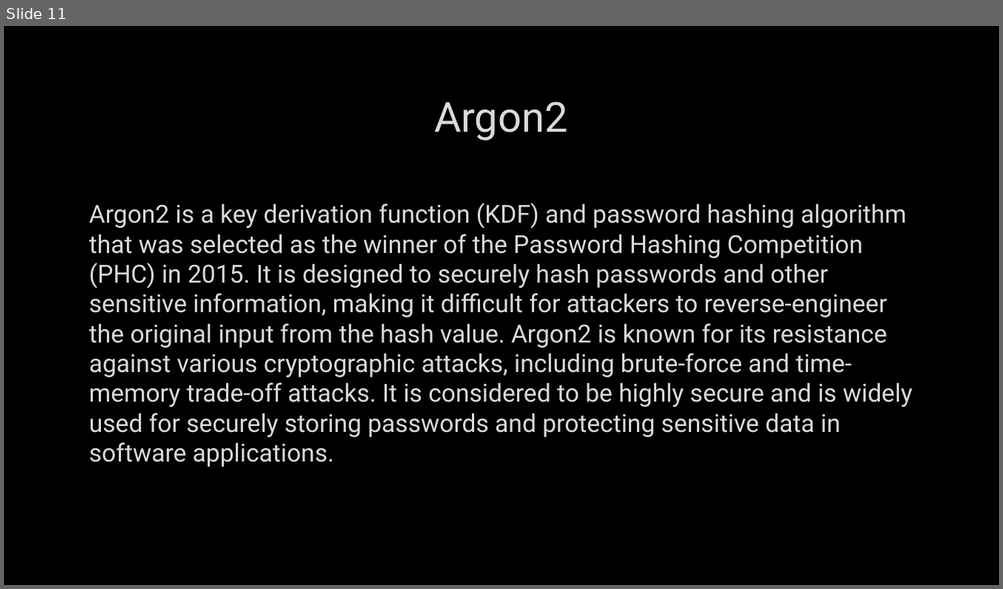
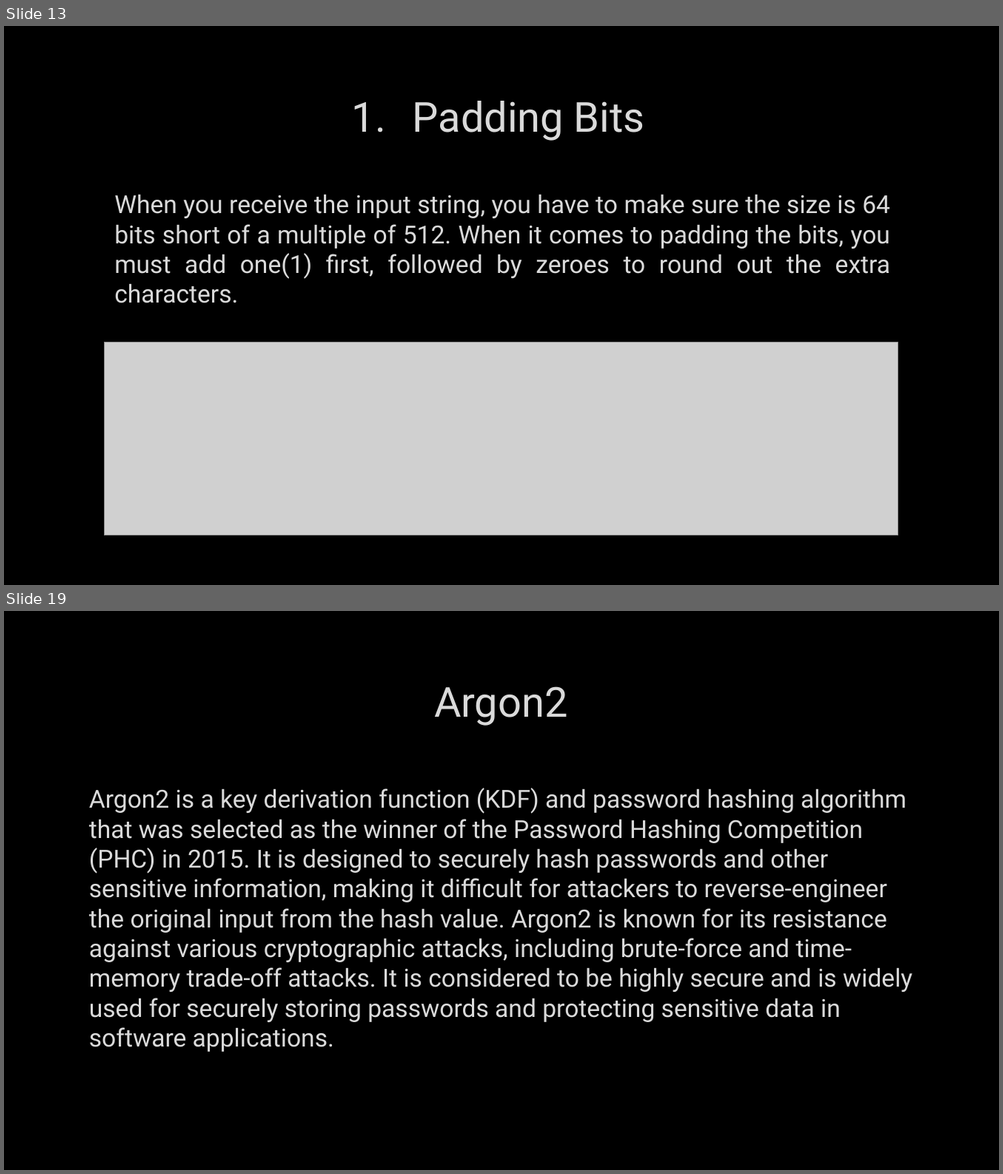
Before and after one commit to MohamedEmary/graduation-project, a slide deck: tasks/week-01/hashing.pptx. Shown one above the other, each under a label of ours: slide 11 before the commit, slides 13 and 19 after it; the slides between them are not shown. The pictures are 1003x589 and 1003x1174 pixels, drawn with LibreOffice and Linux fonts; fonts in the diff are those of the drawing; grey boxes stand for pictures; background and template pictures are left out. Boxes give left, top, right and bottom in pixels: in the first picture for what was removed or moved away, otherwise in the second. Text is boxed around its words. In the diff, an @@ line names an element or a change of style, - is before the commit and + after.

```diff
--- a/tasks/week-01/hashing.pptx
+++ b/tasks/week-01/hashing.pptx
@@ slide 13 added at [4,26,999,585], background picture (left out) @@
@@ title added at [412,101,645,141], 40 pt, text #DADADA @@
+1. Padding Bits
@@ text added at [114,194,890,304], 24 pt, text #DADADA @@
+When you receive the input string, you have to make sure the size is 64 bits short of a multiple of 512. When it comes to padding the bits, you must add one(1) first, followed by zeroes to round out the extra characters.
@@ picture added at [104,342,898,536] @@
@@ what was slide 11 is now slide 19 @@
```
Also in this commit, not shown: 8 other slides added, 1 slide removed.
